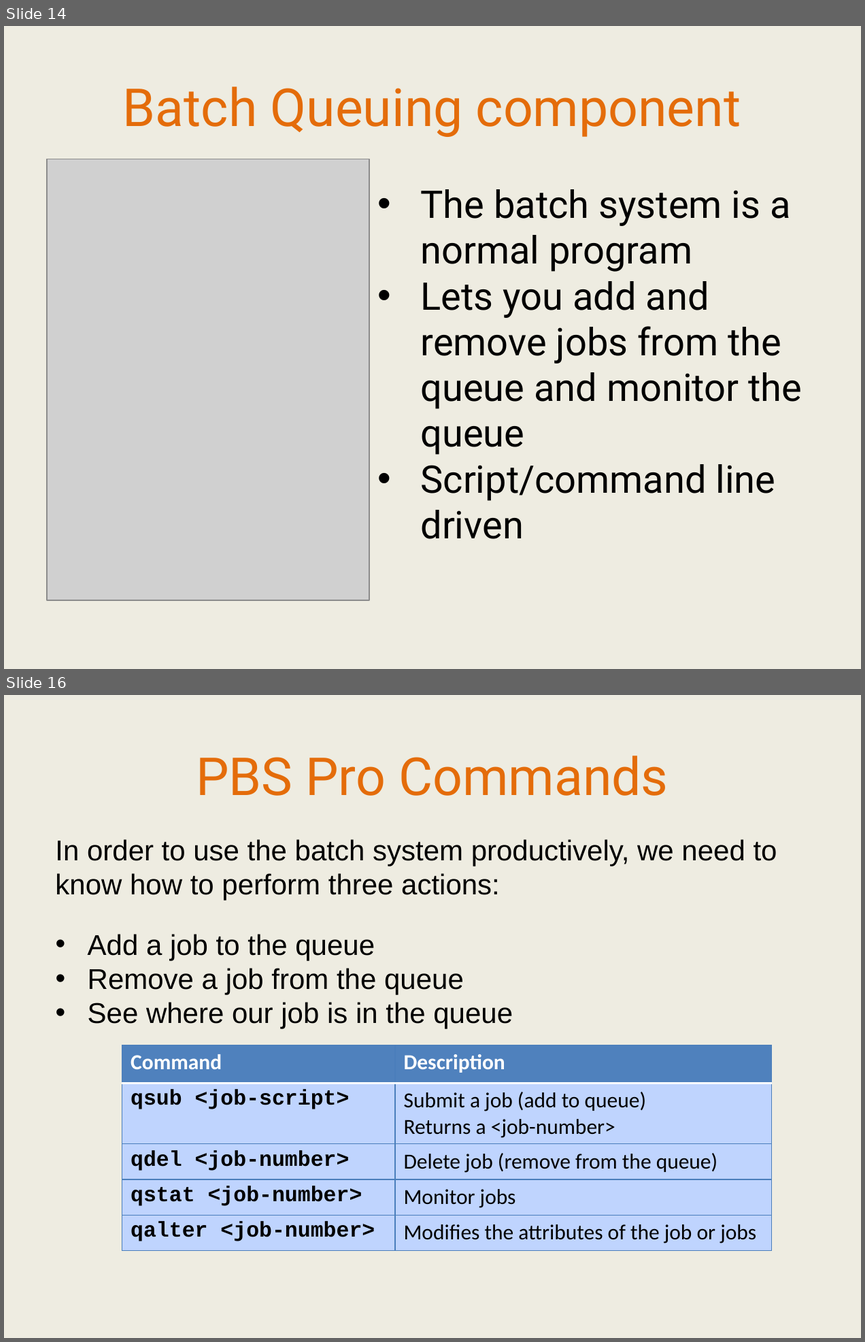
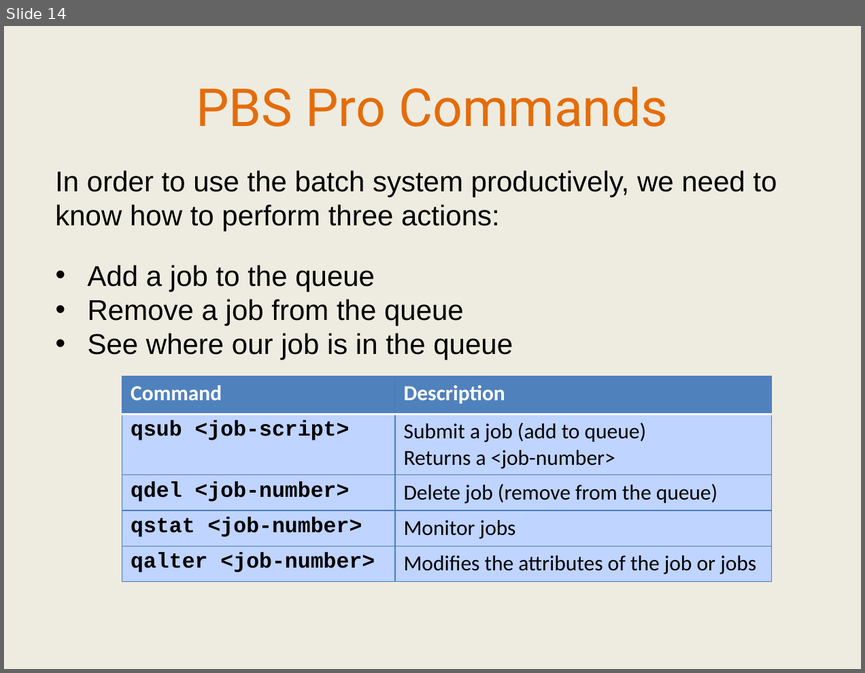
Before and after one commit to IntersectAustralia/TrainingMaterials, a slide deck: hpc1/03 HPC - Slides.pptx. Shown one above the other, each under a label of ours: slides 14 and 16 before the commit, slide 14 after it; the slides between them are not shown. The pictures are 865x1342 and 865x673 pixels, drawn with LibreOffice and Linux fonts; fonts in the diff are those of the drawing; grey boxes stand for pictures. Boxes give left, top, right and bottom in pixels: in the first picture for what was removed or moved away, otherwise in the second. Text is boxed around its words. In the diff, an @@ line names an element or a change of style, - is before the commit and + after.

```diff
--- a/hpc1/03 HPC - Slides.pptx
+++ b/hpc1/03 HPC - Slides.pptx
@@ slide 14 removed at (4,26,861,669), background #EEECE1 @@
@@ text removed at (123,87,741,137) @@
-Batch Queuing component
@@ picture removed at (47,159,369,600) @@
@@ text removed at (421,189,802,539) @@
-• The batch system is a normal program
-• Lets you add and remove jobs from the queue and monitor the queue
-• Script/command line driven
@@ what was slide 16 is now slide 14 @@
```
Also in this commit, not shown: 4 slides changed, 2 other slides removed, 1 other file.
